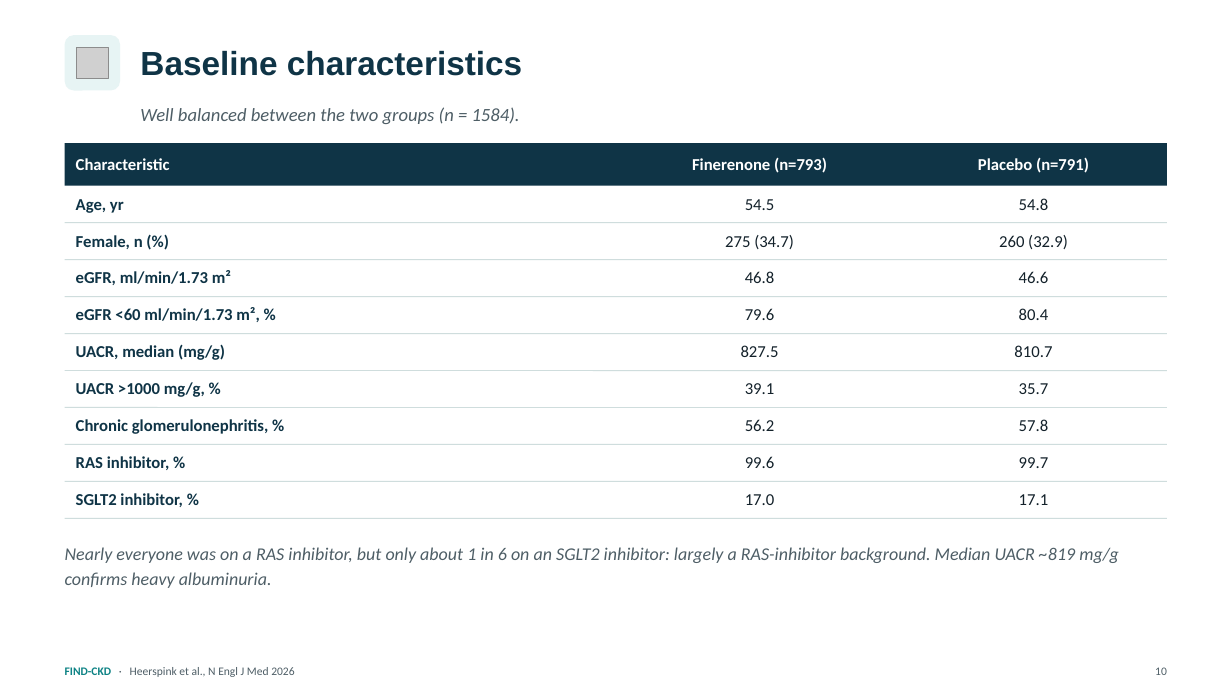
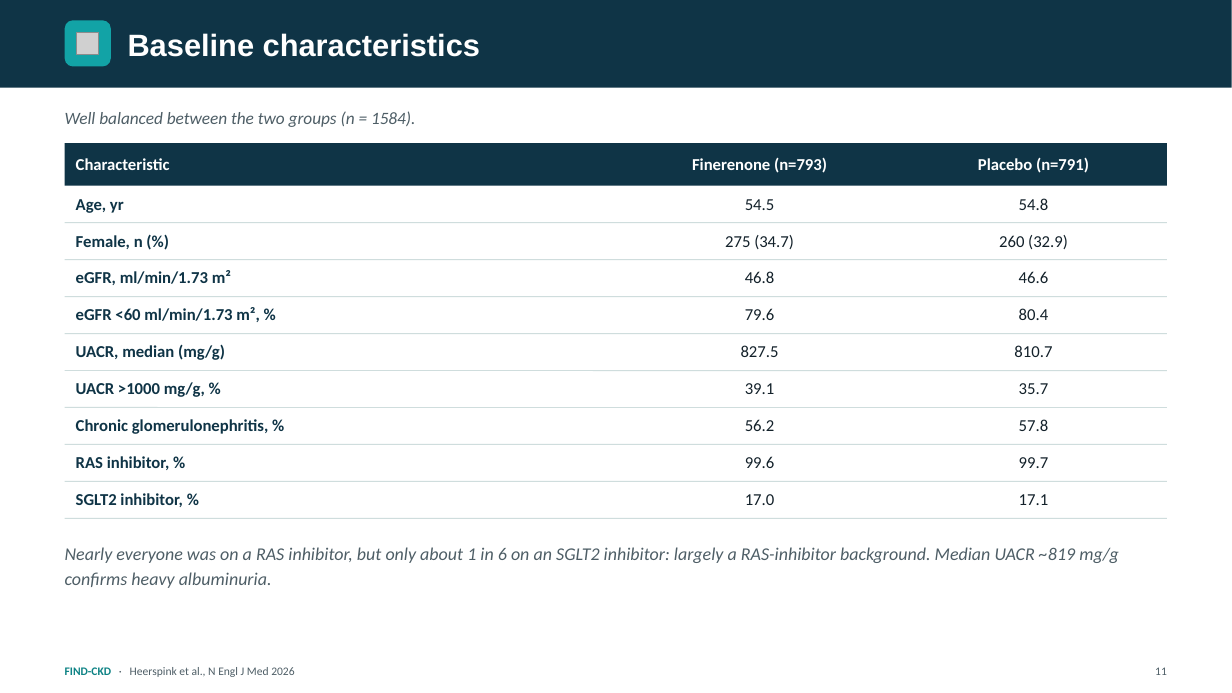
Before and after one commit to azbargarawan-sudo/clickwriting-landing, a slide deck: slide 11 of FIND-CKD.pptx (slide 10 before the commit). Drawn at 1232x693 pixels with LibreOffice and Linux fonts; fonts in the diff are those of the drawing; grey boxes stand for pictures. Boxes give left, top, right and bottom in pixels: in the first picture for what was removed or moved away, otherwise in the second. Text is boxed around its words. In the diff, an @@ line names an element or a change of style, - is before the commit and + after.

```diff
--- a/FIND-CKD.pptx
+++ b/FIND-CKD.pptx
@@ rectangle added at [0,0,1232,88], fill #0F3446 @@
@@ rounded rectangle: place and size @@
-rounded rectangle at [65,35,120,91]
+rounded rectangle at [65,20,111,67]
@@ rounded rectangle at [65,20,111,67]: fill #E7F4F4 to #12A3A6; proportions changed @@
@@ text "Baseline characteristics": place and size @@
-text "Baseline characteristics" at [140,50,522,76]
+text "Baseline characteristics" at [128,33,480,57]
@@ text "Baseline characteristics" at [128,33,480,57]: size 26 to 24 pt, text colour #0F3446 to #FFFFFF @@
@@ picture removed at [77,47,108,79] @@
@@ picture added at [77,32,99,55] @@
@@ text "Well balanced between the two ...": place and size @@
-text "Well balanced between the two ..." at [140,107,520,124]
+text "Well balanced between the two ..." at [65,111,416,127]
@@ text "Well balanced between the two ..." at [65,111,416,127]: size 14.5 to 13.5 pt @@
@@ text at [1155,667,1167,675]: text changed @@
-10
+11
```
Also in this commit, not shown: 26 other slides changed, 1 slide added.
